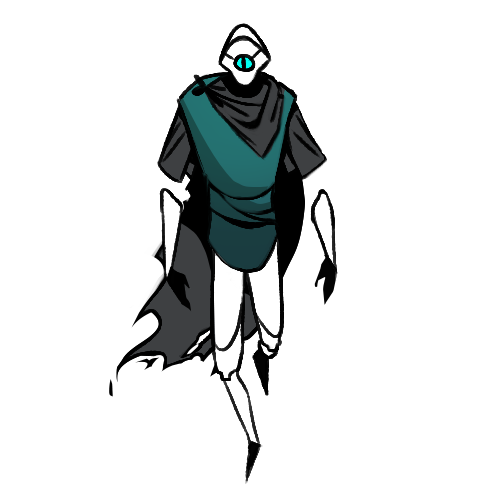
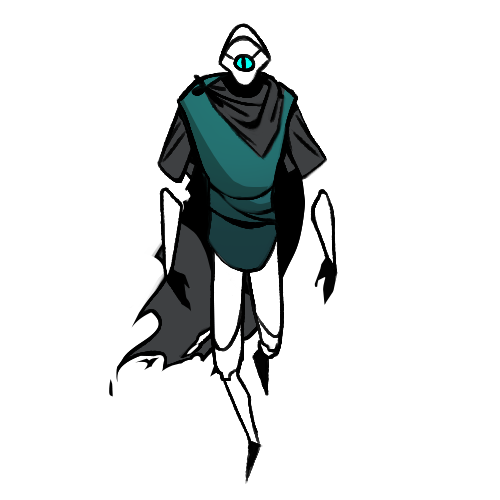
Revision of a layered w=500, h=500 image; what changed, layer by layer:
painted on "torso" over bbox(176, 76, 298, 213)
painted on "left leg" over bbox(211, 249, 258, 452)
painted on "right leg" over bbox(211, 234, 283, 357)
painted on "right arm" over bbox(312, 141, 337, 277)
painted on "left arm" over bbox(160, 170, 185, 286)
